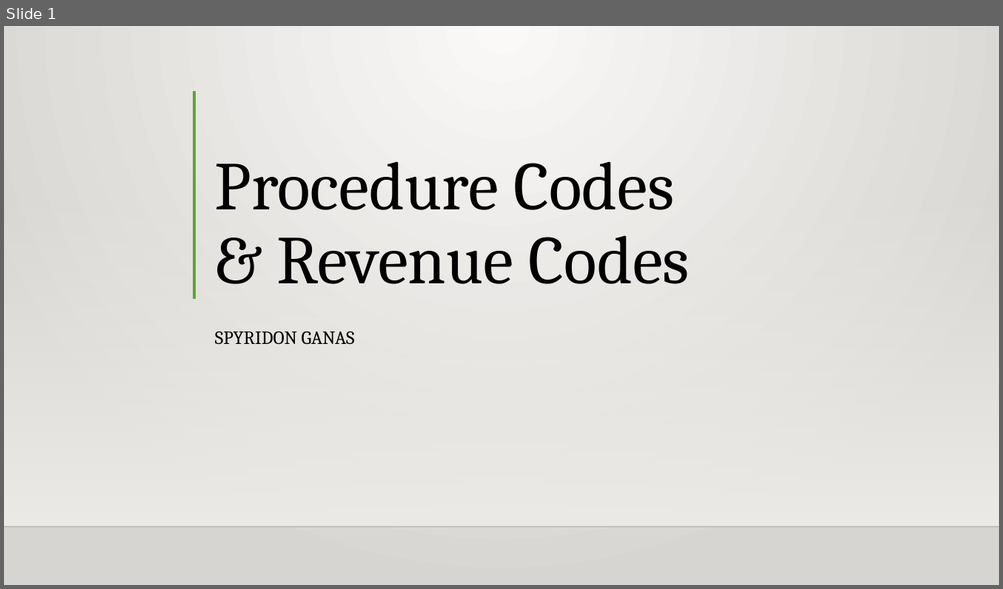
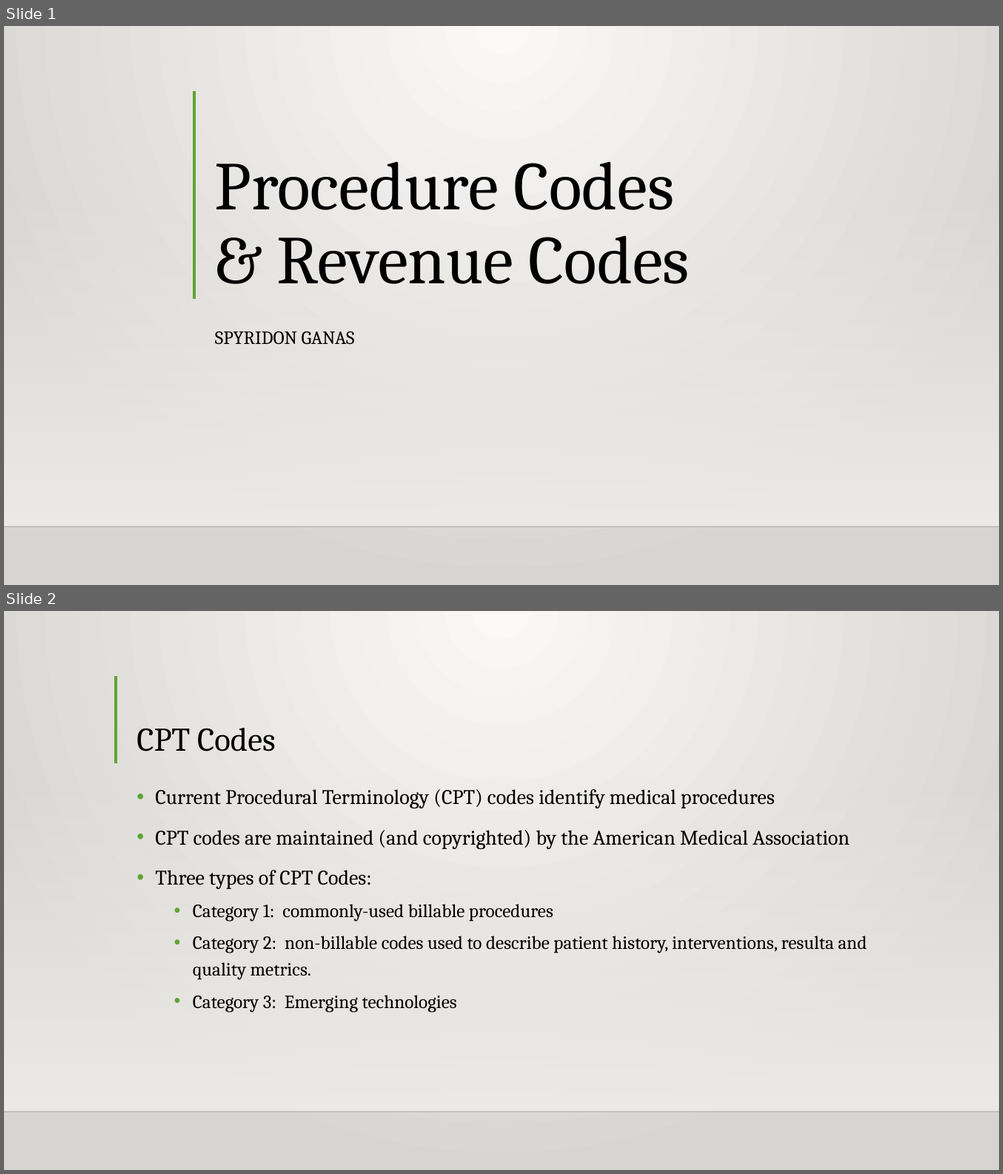
Before and after one commit to Intro-to-APCD/Intro-to-APCD.github.io, a slide deck: PowerPoints/Phase 3 - Claims Terminology/014 What are Procedure Codes and Revenue Codes.pptx. Shown one above the other, each under a label of ours: slide 1 before the commit, slides 1 and 2 after it. The pictures are 1003x589 and 1003x1174 pixels, drawn with LibreOffice and Linux fonts; fonts in the diff are those of the drawing; background and template pictures are left out. Boxes give left, top, right and bottom in pixels: in the first picture for what was removed or moved away, otherwise in the second. Text is boxed around its words. In the diff, an @@ line names an element or a change of style, - is before the commit and + after.

```diff
--- a/PowerPoints/Phase 3 - Claims Terminology/014 What are Procedure Codes and Revenue Codes.pptx
+++ b/PowerPoints/Phase 3 - Claims Terminology/014 What are Procedure Codes and Revenue Codes.pptx
@@ slide 2 added at [4,611,999,1170], background gradient #FAFAF9 to #D7D5D2; not listed: 2 template elements that a slide beside it also shows @@
@@ line added from (116, 676) to (116, 763), #5FA534 3 pt @@
@@ title added at [136,728,275,752], 32 pt, text #000000 @@
+CPT Codes
@@ text added at [155,789,867,1013], 18 pt, text #000000 @@
+• Current Procedural Terminology (CPT) codes identify medical procedures
+• CPT codes are maintained (and copyrighted) by the American Medical Association
+• Three types of CPT Codes:
+  • Category 1: commonly-used billable procedures
+  • Category 2: non-billable codes used to describe patient history, interventions, resulta and quality metrics.
+  • Category 3: Emerging technologies
```
Also in this commit, not shown: 1 slide changed, 2 other slides added, 3 slides removed, 3 other files.
